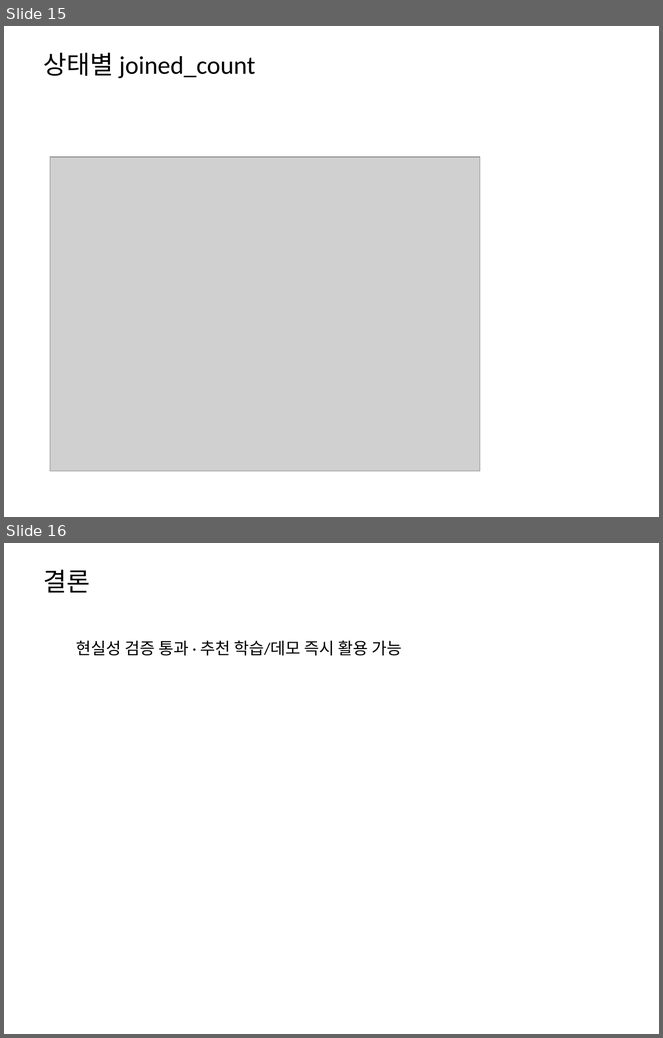
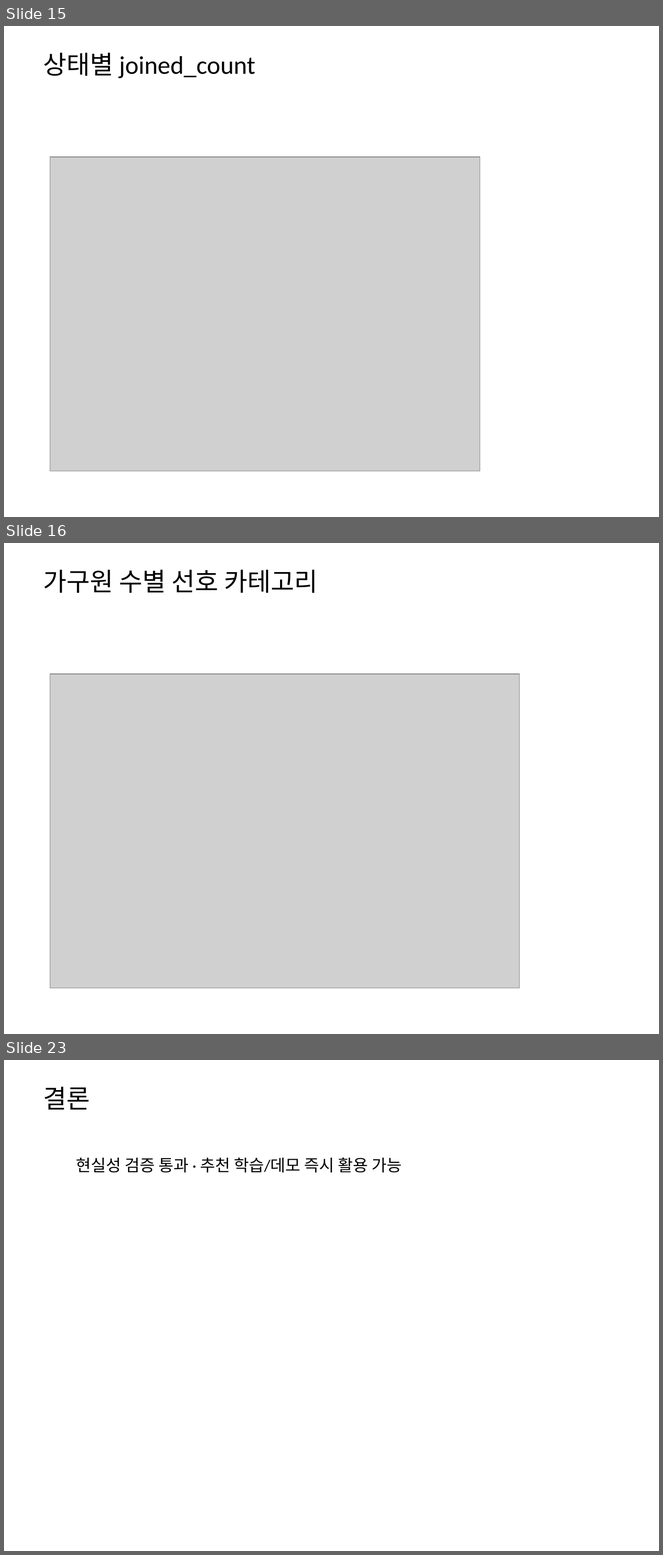
Before and after one commit to ai-sesac2-Nbbang/mogu-mogu-backend, a slide deck: scripts/mogumogu_report.pptx. Shown one above the other, each under a label of ours: slides 15 and 16 before the commit, slides 15, 16 and 23 after it; the slides between them are not shown. The pictures are 663x1038 and 663x1555 pixels, drawn with LibreOffice and Linux fonts; fonts in the diff are those of the drawing; grey boxes stand for pictures. Boxes give left, top, right and bottom in pixels: in the first picture for what was removed or moved away, otherwise in the second. Text is boxed around its words. In the diff, an @@ line names an element or a change of style, - is before the commit and + after.

```diff
--- a/scripts/mogumogu_report.pptx
+++ b/scripts/mogumogu_report.pptx
@@ slide 16 added at [4,543,659,1034], background #FFFFFF @@
@@ text added at [43,570,318,593], 28 pt, text #000000 @@
+가구원 수별 선호 카테고리
@@ picture added at [50,674,520,989] @@
@@ what was slide 16 is now slide 23 @@
```
Also in this commit, not shown: 6 other slides added, 9 other files.
